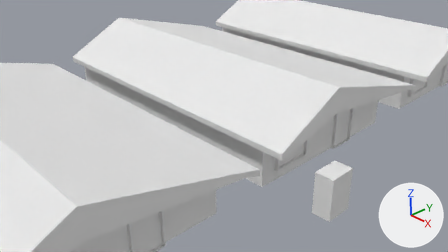
The Blender file orig/maps/city/city.blend, before and after one commit.
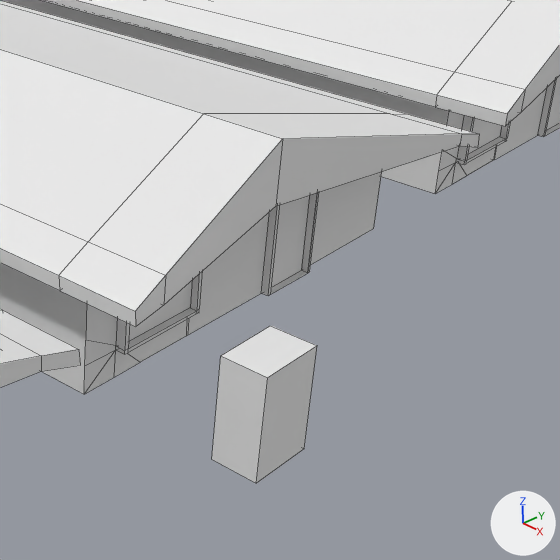
Each version is shown from the file's camera 'Camera', then close up on the part from 51% to 100% of the width and 13% to 100% of the height. The axes (+X, +Y, +Z) are drawn at lower right. The lights are the same throughout. The close-ups show mesh edges as thin lines.

In view in the first close-up: 'Databox.001', 'House.001', 'House.002', 'House.003'.
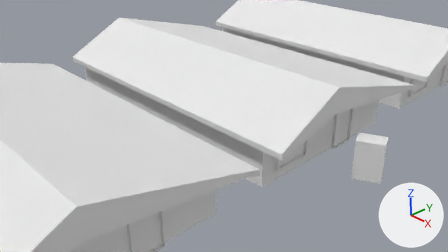
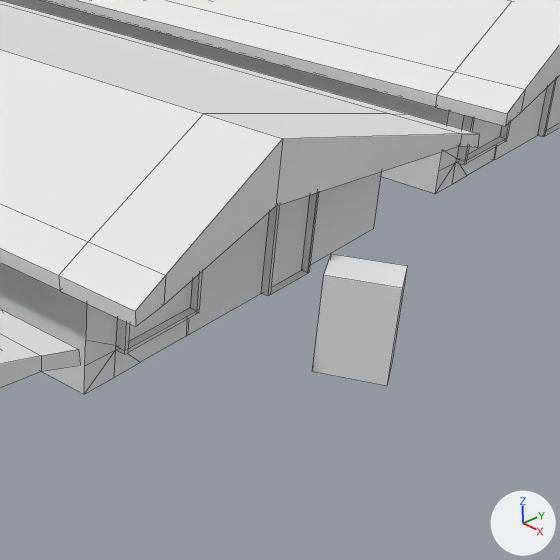
The change, as a diff of the scene's bpy script:
```diff
--- a/orig/maps/city/city.blend.py
+++ b/orig/maps/city/city.blend.py
@@ ob_databox_001 @@
 ob_databox_001 = bpy.data.objects.new('Databox.001', me_cube_002)
-ob_databox_001.location = (3.31, -2.77, 0.9)
+ob_databox_001.location = (2.96, 0.34, 0.9)
+ob_databox_001.rotation_euler = (0.0, 0.0, -4.283)  # degrees (0, 0, -245)
 ob_databox_001.scale = (0.4, 0.6, 0.9)
```

Location of each change, [x1, y1, x2, y2] in pixels of the close-ups (560 x 560 px):
'Databox.001', moved, turned: before [212, 326, 317, 483]; after [312, 254, 408, 386]
